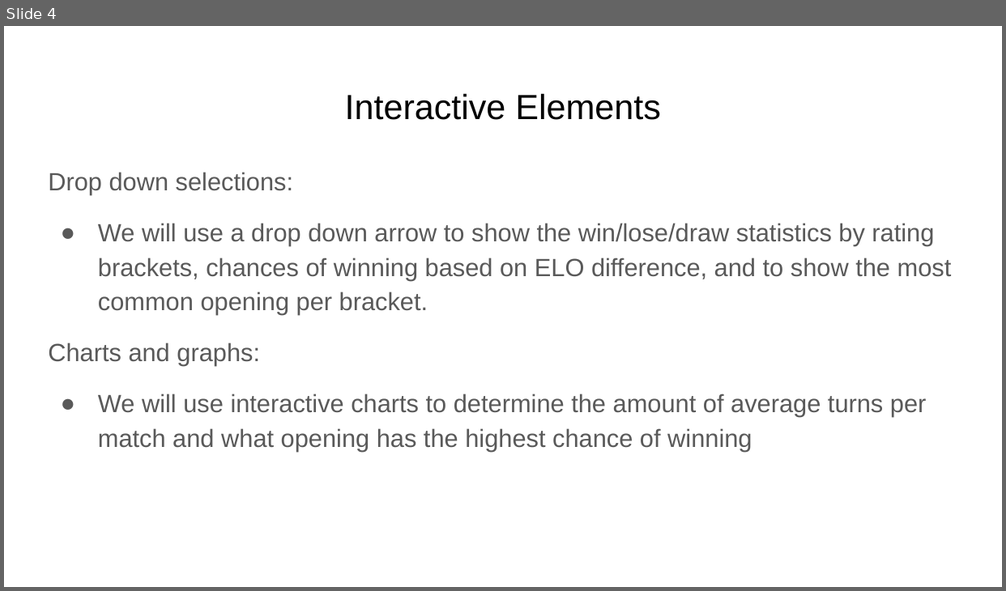
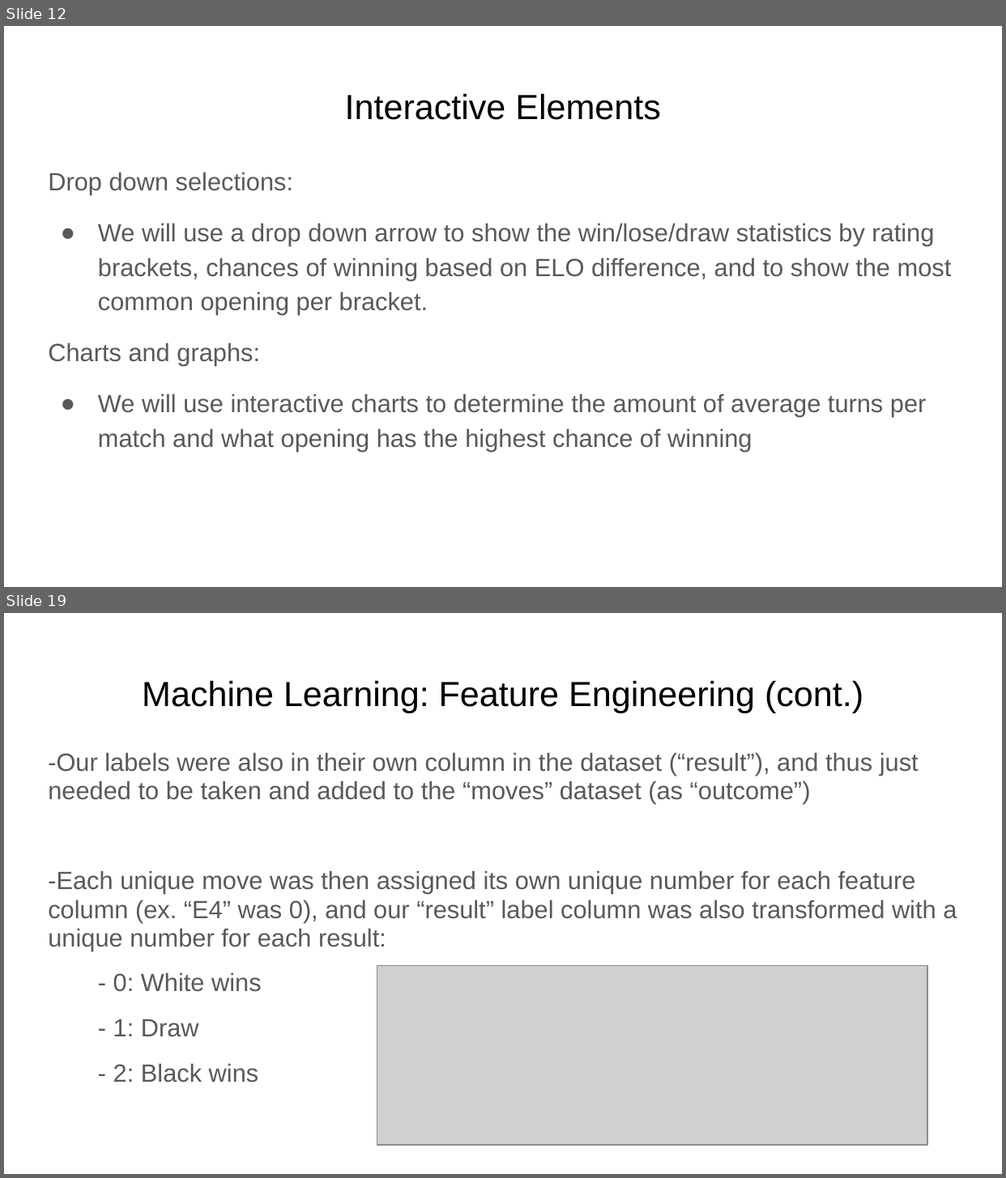
Before and after one commit to Nveatch/Chess_Games_Group_Analysis, a slide deck: Group_1_Presentation.pptx. Shown one above the other, each under a label of ours: slide 4 before the commit, slides 12 and 19 after it; the slides between them are not shown. The pictures are 1006x591 and 1006x1178 pixels, drawn with LibreOffice and Linux fonts; fonts in the diff are those of the drawing; grey boxes stand for pictures. Boxes give left, top, right and bottom in pixels: in the first picture for what was removed or moved away, otherwise in the second. Text is boxed around its words. In the diff, an @@ line names an element or a change of style, - is before the commit and + after.

```diff
--- a/Group_1_Presentation.pptx
+++ b/Group_1_Presentation.pptx
@@ slide 19 added at bbox=[4, 613, 1002, 1174], background #FFFFFF @@
@@ title added at bbox=[142, 680, 863, 713], 25.2 pt, text #000000 @@
+Machine Learning: Feature Engineering (cont.)
@@ text added at bbox=[48, 752, 957, 1083], 18 pt, text #595959 @@
+-Our labels were also in their own column in the dataset (“result”), and thus just needed to be taken and added to the “moves” dataset (as “outcome”)
+-Each unique move was then assigned its own unique number for each feature column (ex. “E4” was 0), and our “result” label column was also transformed with a unique number for each result:
+- 0: White wins
+- 1: Draw
+- 2: Black wins
@@ picture added at bbox=[377, 966, 928, 1146] @@
@@ what was slide 4 is now slide 12 @@
```
Also in this commit, not shown: 1 slide changed, 14 other slides added.
